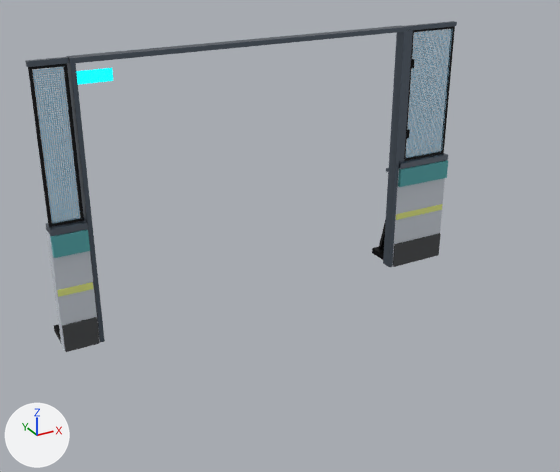
Before and after pictures for a commit that changed the glTF model godot/assets/models/tt_rink_board_zamboni.glb.
The view is the same before and after, from a camera (50 mm lens) standing at (-3.11, -5.95, 3.52) and looking at (-0.27, -0.78, 0.93). Arrows for +X, +Y and +Z are at lower left; the lights stay in place. The first picture is the older version. Objects named as collision shapes, trigger or cutter boxes, shadow casters or lower levels of detail are left out.

Objects in the first picture: 'Board_Shell', 'Cap_Pad', 'Cap_Rail', 'Gate_Header', 'Gate_Posts', 'Glazing_Frame', 'Kick_Plate', 'Pane_Frit', 'Pane_Scissor' and 4 more.
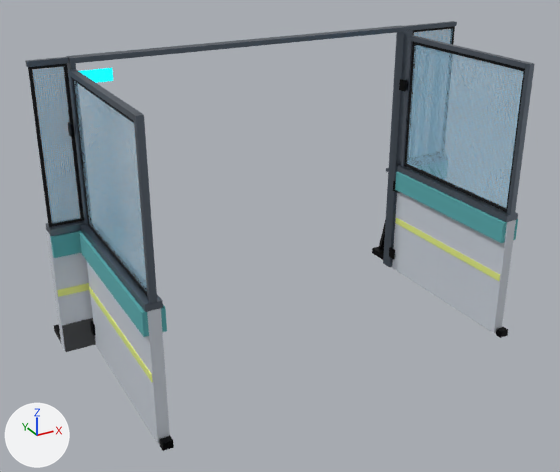
The newer file is also turned or shifted as a whole; pictures and numbers use the older file's frame.

Pixel boxes (x1, y1, x2, y2) of what changed, in the pictures (560 x 472 px):
'Gate_Leaf_Board', added: after (87, 192, 516, 444)
'Gate_Leaf_Pane_Scissor', added: after (74, 45, 524, 291)
'Gate_Leaf_Frame', added: after (68, 35, 535, 312)
'Gate_Leaf_Pad', added: after (80, 172, 518, 337)
'Gate_Leaf_Pane_Frit', added: after (73, 41, 525, 297)
'Gate_Leaf_Stripe', added: after (89, 218, 500, 382)
'Gate_Hinge_Hardware', added: after (67, 79, 407, 335)
'Leaf_Floor_Stop', added: after (159, 327, 508, 451)

Patch to the scene script:
```diff
--- a/godot/assets/models/tt_rink_board_zamboni.glb.py
+++ b/godot/assets/models/tt_rink_board_zamboni.glb.py
@@ ob_leaf_floor_stop @@
+ob_leaf_floor_stop = bpy.data.objects.new('Leaf_Floor_Stop', me_leaf_floor_stop)  # 20 vertices, 32 faces; spans x -1.74..1.44, y -0.99..-0.93, z 0.01..0.07
+ob_leaf_floor_stop.location = (0.0, -0.79, 0.0)
@@ ob_gate_hinge_hardware @@
+ob_gate_hinge_hardware = bpy.data.objects.new('Gate_Hinge_Hardware', me_gate_hinge_hardware)  # 60 vertices, 96 faces; spans x -1.76..1.36, y 0.54..0.62, z 0.13..1.95
+ob_gate_hinge_hardware.location = (0.0, -0.79, 0.0)
@@ ob_gate_leaf_pane_scissor @@
+ob_gate_leaf_pane_scissor = bpy.data.objects.new('Gate_Leaf_Pane_Scissor', me_gate_leaf_pane_scissor)  # 20 vertices, 32 faces; spans x -1.71..1.41, y -0.85..0.5, z 1.15..2.29
+ob_gate_leaf_pane_scissor.location = (0.0, -0.79, 0.0)
@@ ob_gate_leaf_pane_frit @@
+ob_gate_leaf_pane_frit = bpy.data.objects.new('Gate_Leaf_Pane_Frit', me_gate_leaf_pane_frit)  # 64 vertices, 128 faces; spans x -1.71..1.41, y -0.87..0.53, z 1.12..2.31
+ob_gate_leaf_pane_frit.location = (0.0, -0.79, 0.0)
@@ ob_gate_leaf_frame @@
+ob_gate_leaf_frame = bpy.data.objects.new('Gate_Leaf_Frame', me_gate_leaf_frame)  # 80 vertices, 128 faces; spans x -1.76..1.46, y -0.91..0.57, z 1.07..2.35
+ob_gate_leaf_frame.location = (0.0, -0.79, 0.0)
@@ ob_gate_leaf_stripe @@
+ob_gate_leaf_stripe = bpy.data.objects.new('Gate_Leaf_Stripe', me_gate_leaf_stripe)  # 20 vertices, 32 faces; spans x -1.75..1.36, y -0.9..0.56, z 0.52..0.58; in mat_tt_ballyellow (yellow #ebf489)
+ob_gate_leaf_stripe.location = (0.0, -0.79, 0.0)
@@ ob_gate_leaf_pad @@
+ob_gate_leaf_pad = bpy.data.objects.new('Gate_Leaf_Pad', me_gate_leaf_pad)  # 40 vertices, 64 faces; spans x -1.78..1.48, y -0.9..0.56, z 0.88..1.06; in mat_tt_padteal (cyan #5aadb1)
+ob_gate_leaf_pad.location = (0.0, -0.79, 0.0)
@@ ob_gate_leaf_board @@
+ob_gate_leaf_board = bpy.data.objects.new('Gate_Leaf_Board', me_gate_leaf_board)  # 20 vertices, 32 faces; spans x -1.74..1.44, y -0.91..0.57, z 0.02..1.07
+ob_gate_leaf_board.location = (0.0, -0.79, 0.0)
```
